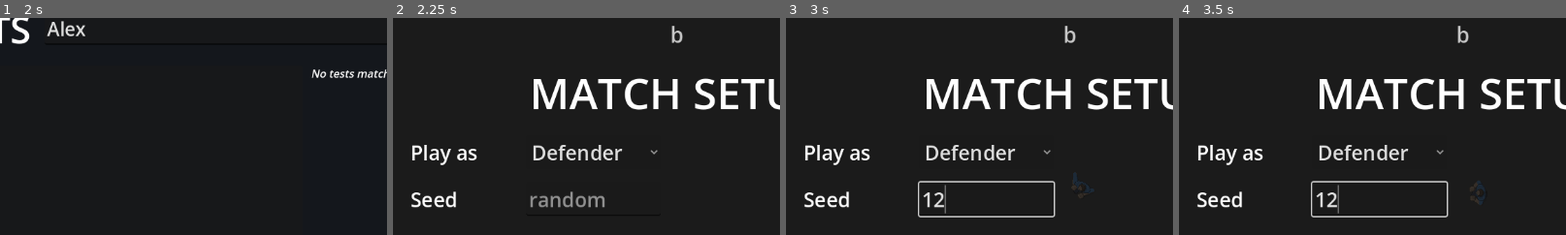
Above: before the commit, frames 1-4 (left to right).
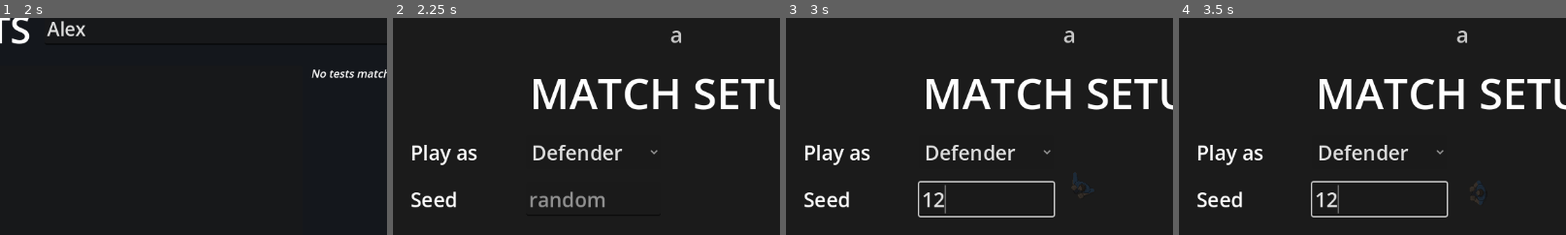
Above: after the commit, the same moments.

Repository: AnthonyThomasson/Example-Godot
Game: Godot game, scene res://scenes/testing/test_runner.tscn
Same seed, same stepped clock (60 frames per second), same inputs: the game is played once before the commit and once after it. This scene is started directly instead of the project's main scene.
Inputs (mouse positions are % of the whole screen's width and height, from its top left):
- Up to frame 1 (2 s): click (45, 12) at 0.52 s; type "Alex" at 0.6 s; click "Run all" at 1.25 s
- Up to frame 2 (2.25 s): click "Back" at 2 s
- Up to frame 3 (3 s): click (39, 51) at 2.77 s; type "12" at 2.85 s
- Up to frame 4 (3.5 s): no input
The pictures show only the part of the screen within x 13-63%, y 10-59%; the shares and areas given below are measured in that part.

Frame 1 is identical in both runs. In frame 2, 0.1% of the frame differs, in the area x 71-75%, y 3-12%; in frame 3, 0.1%; in frame 4, 0.1%.

Commit message:
Make the flank AI satisfy the six gap tests
A flank side is now dropped, not just worded, when the AI should not take it:
- no shot at the target from there (B5/B6): the corridor dead end, a point behind
  a wall, and a side screened by shelving no longer offer a flank
- the target is walking toward that side (B7)
- the point, or the route to it, lies in a seen ally's line of fire (B3)

Each is a boolean tag (no_shot, heading, lane) the snapshot sets on the option and
the flank node lists in drop_tags, so a dropped side still shows in debug_zones()
with its words. The "N free sides" summary counts only sides that stay on offer.

ally_lane now also tests the route, not only the end point. route_exposed takes the
target's facing for flank routes and counts only samples inside its view cone, so a
route behind a target that looks away reads hidden (B1).

Two tests changed geometry, not intent: an NPC only weighs allies it can see, so
flank_ally_lane moves the NPC to where the buddy is inside its view cone, and
flank_side_held_by_seen_ally moves the buddy off the rear route, which the new rule
correctly treats as crossing its line of fire. The gap tag is gone from all six
tests, and the flank doc and the perception, decision, debug and testing skills
describe the new rules.

Co-Authored-By: Claude Sonnet 5.5 <noreply@anthropic.com>

Diff:
--- a/scenes/ai/decision/decision_tree.gd
+++ b/scenes/ai/decision/decision_tree.gd
@@ -34,9 +34,10 @@
 ##   requires  — fact names that must be true ("!" negates); a binding name counts as a true fact.
 ##   confine   — this subtree is combat: a territorial NPC drops options outside the house.
 ##   drop_tags — options carrying any of these tags are never offered (e.g. a flank side an ally
-##               already holds: Von can't weigh "taken by Invader2" — the name matches the state; or
-##               one whose route passes a known hostile). A node whose options are all dropped is not
-##               offered at all.
+##               already holds: Von can't weigh "taken by Invader2" — the name matches the state; one
+##               whose route passes a known hostile; one with no shot at the target, one the target is
+##               walking toward, or one whose point or route lies in an ally's line of fire). A node
+##               whose options are all dropped is not offered at all.
 ##   primitive — the behaviour primitive a leaf runs (move / engage / melee / interact / hold / reload). FLANK
 ##               runs `engage` anchored at the chosen side: get there, then fight from it. ADVANCE runs
 ##               `move`: it only closes the distance, then the NPC re-decides how to fight.
@@ -79,7 +80,7 @@
 		"question": "Which side should you flank {target} from? Prefer a free side behind or beside them, with cover and a short, hidden route.",
 		"context": [&"current", &"loadout", &"contacts", &"allies", &"flanks", &"exposure"],
 		"options": [&"flank_sides"],
-		"drop_tags": [&"held", &"crosses"],
+		"drop_tags": [&"held", &"crosses", &"no_shot", &"heading", &"lane"],
 		"primitive": &"engage",
 		"params": { "style": &"peek_cover", "run": true },
 	},
--- a/scenes/ai/perception/agent_snapshot.gd
+++ b/scenes/ai/perception/agent_snapshot.gd
@@ -467,7 +467,8 @@
 
 ## `tags` plus the spot's geometry, kept for the routes debug overlay (`clear_shot`, `route_exposed`,
 ## `cover`, `route_len`, `exposed_to`, and the flank `ally_lane` / `held_by` / `crosses` names). Planner
-## filters read only `inside` / `held` / `crosses` / `hidden`, so the extra keys are inert to decisions.
+## filters read only the boolean tags (`inside` / `hidden`, and on a flank side `held` / `crosses` /
+## `no_shot` / `heading` / `lane`), so the extra keys are inert to decisions.
 func _geo_tags(s: Dictionary, tags: Dictionary) -> Dictionary:
 	for key in ["clear_shot", "route_exposed", "cover", "route_len", "exposed_to", "ally_lane", "held_by"]:
 		if s.has(key):
@@ -526,9 +527,11 @@
 			"label": "%s (%s)" % [SIDE_WORDS[s["side"]], _room_name(room["type"]) if not room.is_empty() else "outside"],
 			"desc": " — ".join(parts),
 			"params": { "point": s["point"] },
-			"tags": _geo_tags(s, { "inside": not room.is_empty(), "held": s["held_by"] != "", "crosses": s["crosses"] != "" }),
+			"tags": _geo_tags(s, {
+				"inside": not room.is_empty(), "held": s["held_by"] != "", "crosses": s["crosses"] != "",
+				"no_shot": not s["clear_shot"], "heading": s["heading_toward"], "lane": s["ally_lane"] != "" }),
 		})
-		if s["held_by"] == "" and s["crosses"] == "":
+		if s["held_by"] == "" and s["crosses"] == "" and s["clear_shot"] and not s["heading_toward"] and s["ally_lane"] == "":
 			open.append(s)
 	var inside_open: Array = open.filter(func(s): return not room_at(s["point"], rooms).is_empty())
 	var shot_here: bool = a["line"]["clear"] and a["line"]["in_range"]
--- a/scenes/ai/perception/agent_tactics.gd
+++ b/scenes/ai/perception/agent_tactics.gd
@@ -90,14 +90,20 @@
 	return total
 
 
-## Whether most of a route lies in the open from `threat` (a clear line from it to most samples).
-func route_exposed(space, path: PackedVector2Array, threat: Vector2, exclude: Array) -> bool:
+## Whether most of a route lies in the open from `threat` (a clear line from it to most samples). With a
+## `front` (the threat's facing, radians) a sample also has to lie inside its view cone (`watch_arc`): a
+## route behind the threat's back is not in its view, however clear the line. Without one, only the line counts.
+func route_exposed(space, path: PackedVector2Array, threat: Vector2, exclude: Array, front := NAN) -> bool:
 	var total := path_length(path)
 	if total <= 0.0:
 		return false
+	var half := deg_to_rad(watch_arc) * 0.5
 	var seen := 0
 	for i in ROUTE_SAMPLES:
-		if not blocked(space, threat, _along(path, total * (i + 1) / (ROUTE_SAMPLES + 1)), exclude):
+		var sample := _along(path, total * (i + 1) / (ROUTE_SAMPLES + 1))
+		if not is_nan(front) and not _looking_at(threat, front, sample, half):
+			continue
+		if not blocked(space, threat, sample, exclude):
 			seen += 1
 	return seen * 2 > ROUTE_SAMPLES
 
@@ -189,14 +195,18 @@
 	return ""
 
 
-## The ally whose line of fire on the target passes close to `p`, or "".
-func ally_lane(p: Vector2, target_pos: Vector2, allies: Array) -> String:
+## The ally whose line of fire on the target passes close to `p`, or that the route `path` to `p` crosses,
+## or "". Walking across a friend's line of fire is as bad as standing in it.
+func ally_lane(p: Vector2, target_pos: Vector2, allies: Array, path := PackedVector2Array()) -> String:
 	for a in allies:
 		var apos: Vector2 = a["pos"]
 		if apos.distance_to(target_pos) > flank_ally_radius:
 			continue
 		if Geometry2D.get_closest_point_to_segment(p, apos, target_pos).distance_to(p) < 40.0:
 			return a["name"]
+		for i in range(1, path.size()):
+			if Geometry2D.segment_intersects_segment(path[i - 1], path[i], apos, target_pos) != null:
+				return a["name"]
 	return ""
 
 
@@ -270,12 +280,12 @@
 			"clear_shot": not blocked(ctx["space"], p, tpos, ex),
 			"cover": cover_near(ctx["space"], p, tpos, ex),
 			"route_len": path_length(path),
-			"route_exposed": route_exposed(ctx["space"], path, tpos, ex),
+			"route_exposed": route_exposed(ctx["space"], path, tpos, ex, front),
 			"crosses": route_crosses(path, ctx["hostiles"]),
 			"held_by": side_holder(target, front, side, ctx["allies"], ctx["callouts"]),
 			"exposed_to": exposed_to(ctx["space"], p, ctx["hostiles"], target["id"], ctx["exclude"]),
 			"heading_toward": vel.length() >= still_speed and absf(vel.angle_to(p - tpos)) < PI / 3.0,
-			"ally_lane": ally_lane(p, tpos, ctx["allies"]),
+			"ally_lane": ally_lane(p, tpos, ctx["allies"], path),
 		})
 	return out
 
--- a/tests/ai/flank_ally_lane_test.gd
+++ b/tests/ai/flank_ally_lane_test.gd
@@ -3,11 +3,12 @@
 ## Desired (B3): never flank across a friend's line of fire. An ally holds the east end of a warehouse and
 ## shoots west at the target; the NPC comes up from the south-east. Walking round to the target's north
 ## side would cut across the ally's line of fire, so that side is not offered; the south and west sides,
-## whose routes stay clear of the line, are.
+## whose routes stay clear of the line, are. The NPC stands where the ally is inside its view cone (110°,
+## so the ally must bear within 55° of its line to the target): it only weighs allies it can see.
 
 const Flank := preload("res://tests/_ai/flank_probe.gd")
 const Maps := preload("res://tests/_ai/flank_maps.gd")
-const NPC_POS := Vector2(800, 480)
+const NPC_POS := Vector2(900, 420)
 const TARGET_POS := Vector2(620, 330)
 const BUDDY_POS := Vector2(860, 330)     # shooting west along the target's row
 
@@ -16,7 +17,7 @@
 	return {
 		"name": "A flank across an ally's line of fire is not offered",
 		"description": "An ally shoots at the target from the east; the NPC's route to the target's north side crosses that line of fire, so the side is dropped.",
-		"tags": ["ai", "flank", "scripted", "gap"],
+		"tags": ["ai", "flank", "scripted"],
 		"timeout": 15.0,
 	}
 
--- a/tests/ai/flank_corridor_dead_end_test.gd
+++ b/tests/ai/flank_corridor_dead_end_test.gd
@@ -15,7 +15,7 @@
 	return {
 		"name": "A target at a corridor's dead end cannot be flanked",
 		"description": "The target holds the dead end of a corridor; every flank point is behind a wall, so combat offers no flank and the NPC engages directly.",
-		"tags": ["ai", "flank", "scripted", "gap"],
+		"tags": ["ai", "flank", "scripted"],
 		"timeout": 15.0,
 	}
 
--- a/tests/ai/flank_side_behind_wall_test.gd
+++ b/tests/ai/flank_side_behind_wall_test.gd
@@ -14,7 +14,7 @@
 	return {
 		"name": "A flank point behind a wall is weighed as outside, shot blocked",
 		"description": "The target stands against the living room's north wall; its rear point is outside the house with the wall in the line of fire, and is not offered, while the sides inside the room are.",
-		"tags": ["ai", "flank", "scripted", "gap"],
+		"tags": ["ai", "flank", "scripted"],
 		"timeout": 15.0,
 	}
 
--- a/tests/ai/flank_side_held_by_seen_ally_test.gd
+++ b/tests/ai/flank_side_held_by_seen_ally_test.gd
@@ -8,7 +8,7 @@
 const Maps := preload("res://tests/_ai/flank_maps.gd")
 const NPC_POS := Vector2(120, 350)
 const TARGET_POS := Vector2(620, 330)
-const BUDDY_POS := Vector2(600, 500)     # on the target's south side, in the NPC's sight
+const BUDDY_POS := Vector2(620, 410)     # on the target's south side, in the NPC's sight; the rear route runs south of it, clear of its line of fire
 
 
 func describe() -> Dictionary:
--- a/tests/ai/flank_sides_target_facing_away_test.gd
+++ b/tests/ai/flank_sides_target_facing_away_test.gd
@@ -15,7 +15,7 @@
 	return {
 		"name": "Flank sides of a target that faces away from the NPC",
 		"description": "In the living room the target looks away; the NPC is on its rear, so only left and right are offered, and neither route is exposed to a target that cannot see it.",
-		"tags": ["ai", "flank", "scripted", "gap"],
+		"tags": ["ai", "flank", "scripted"],
 		"timeout": 15.0,
 	}
 
--- a/tests/ai/flank_spot_line_blocked_test.gd
+++ b/tests/ai/flank_spot_line_blocked_test.gd
@@ -14,7 +14,7 @@
 	return {
 		"name": "A flank point behind a shelf reads 'line blocked' with cover",
 		"description": "A row of shelving screens the target's south side; that side reads 'line blocked from there' with cover and is not offered, the open sides are.",
-		"tags": ["ai", "flank", "scripted", "gap"],
+		"tags": ["ai", "flank", "scripted"],
 		"timeout": 15.0,
 	}
 
--- a/tests/ai/flank_target_moving_toward_side_test.gd
+++ b/tests/ai/flank_target_moving_toward_side_test.gd
@@ -14,7 +14,7 @@
 	return {
 		"name": "A flank side the target is walking toward is not offered",
 		"description": "The target walks north across the warehouse; its north side reads 'they are moving toward that side' and is not offered, while the east side is.",
-		"tags": ["ai", "flank", "scripted", "gap"],
+		"tags": ["ai", "flank", "scripted"],
 		"timeout": 20.0,
 	}
 
Not shown, changed: .claude/skills/domain-ai-debug/SKILL.md
Not shown, changed: .claude/skills/domain-ai-decision/SKILL.md
Not shown, changed: .claude/skills/domain-ai-perception/SKILL.md
Not shown, changed: .claude/skills/domain-testing/SKILL.md
Not shown, changed: docs/flanking-behavior.md
